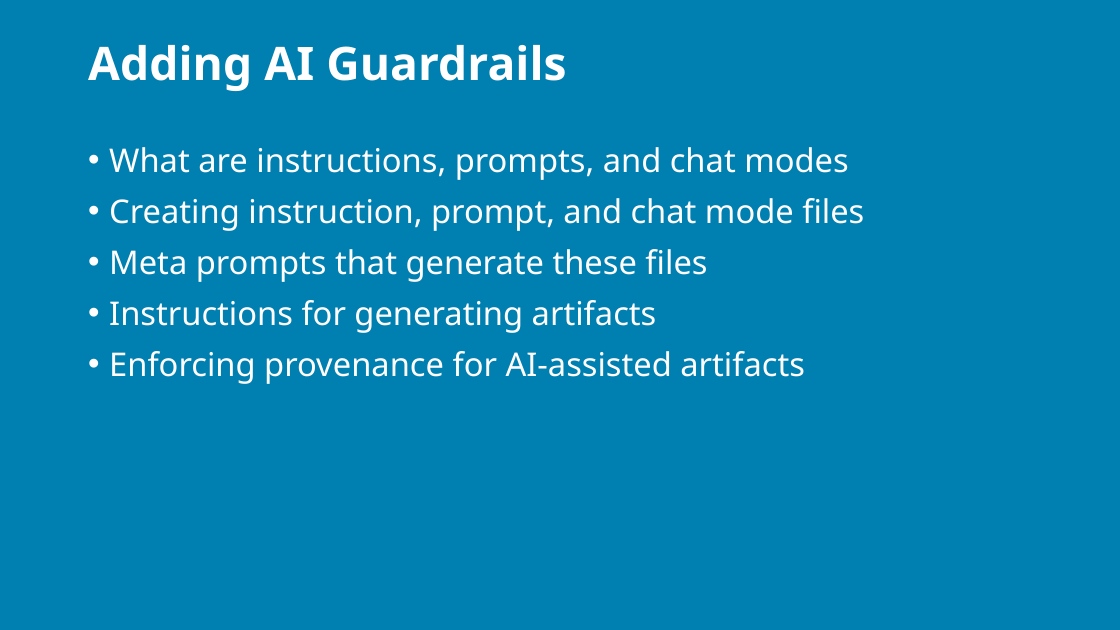
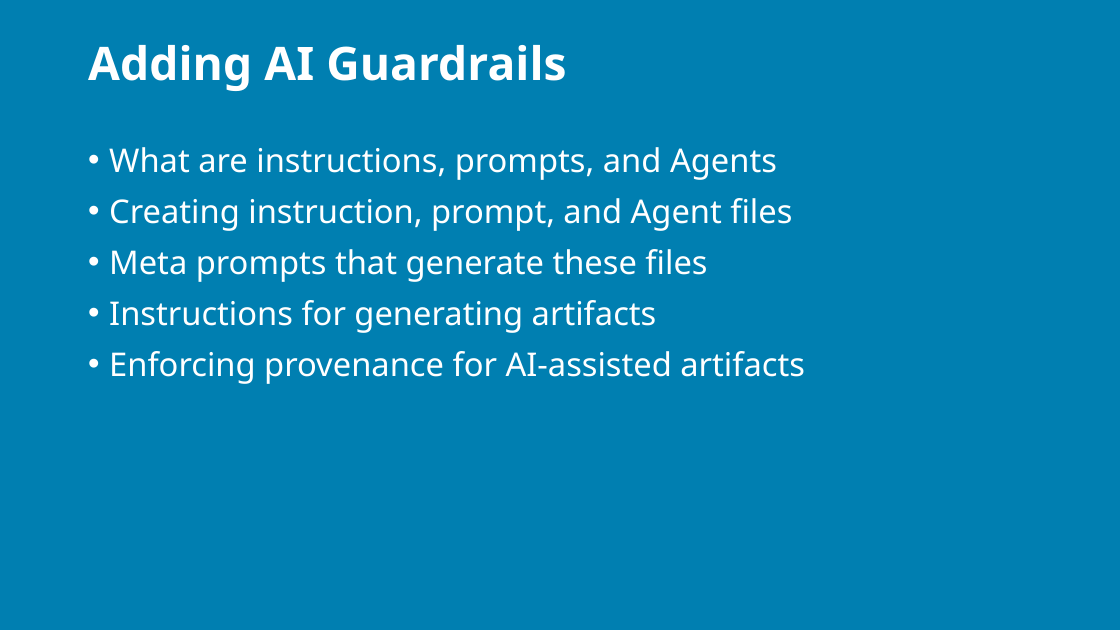
Before and after one commit to j0hnnymiller/AI-Assisted-Software-Development, a slide deck: slide 40 of Slides/AIABSD-2-day-brownfield.pptx (slide 39 before the commit). Drawn at 1120x630 pixels with LibreOffice and Linux fonts; fonts in the diff are those of the drawing; background and template pictures are left out. Boxes give left, top, right and bottom in pixels: in the first picture for what was removed or moved away, otherwise in the second. Text is boxed around its words. In the diff, an @@ line names an element or a change of style, - is before the commit and + after.

```diff
--- a/Slides/AIABSD-2-day-brownfield.pptx
+++ b/Slides/AIABSD-2-day-brownfield.pptx
@@ text at [109, 147, 792, 231]: text changed @@
-• What are instructions, prompts, and chat modes
-• Creating instruction, prompt, and chat mode files
+• What are instructions, prompts, and Agents
+• Creating instruction, prompt, and Agent files
```
Also in this commit, not shown: 23 other slides changed, 3 slides added, 11 other files.
